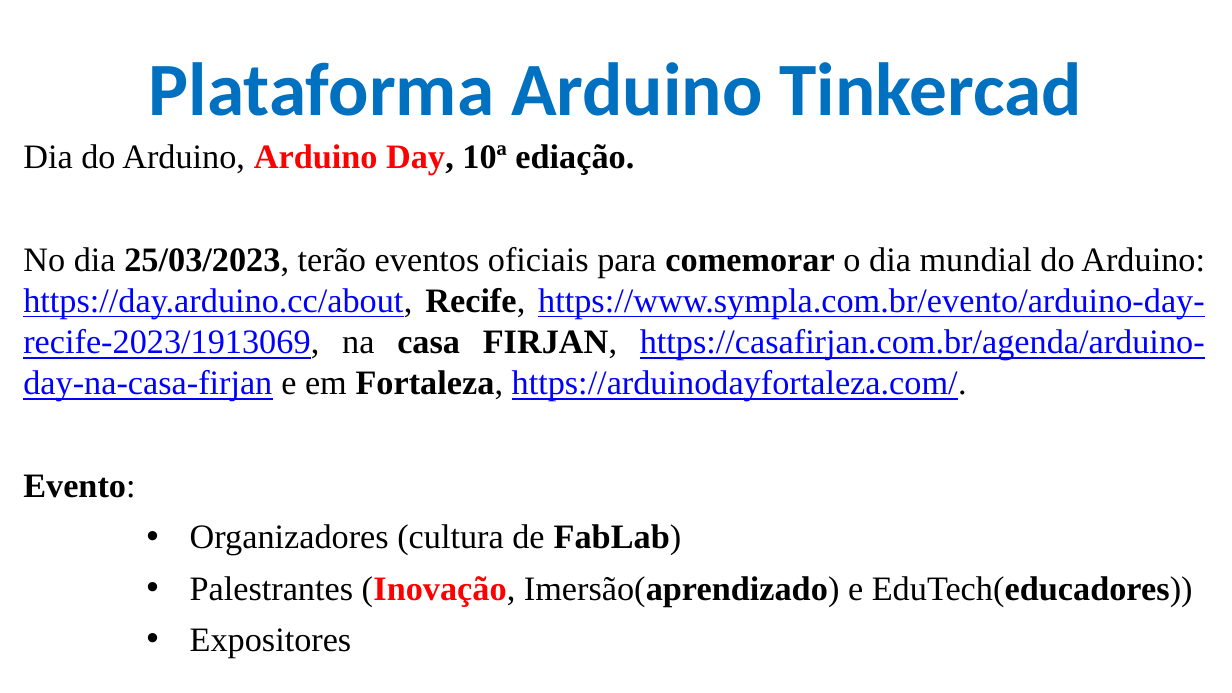
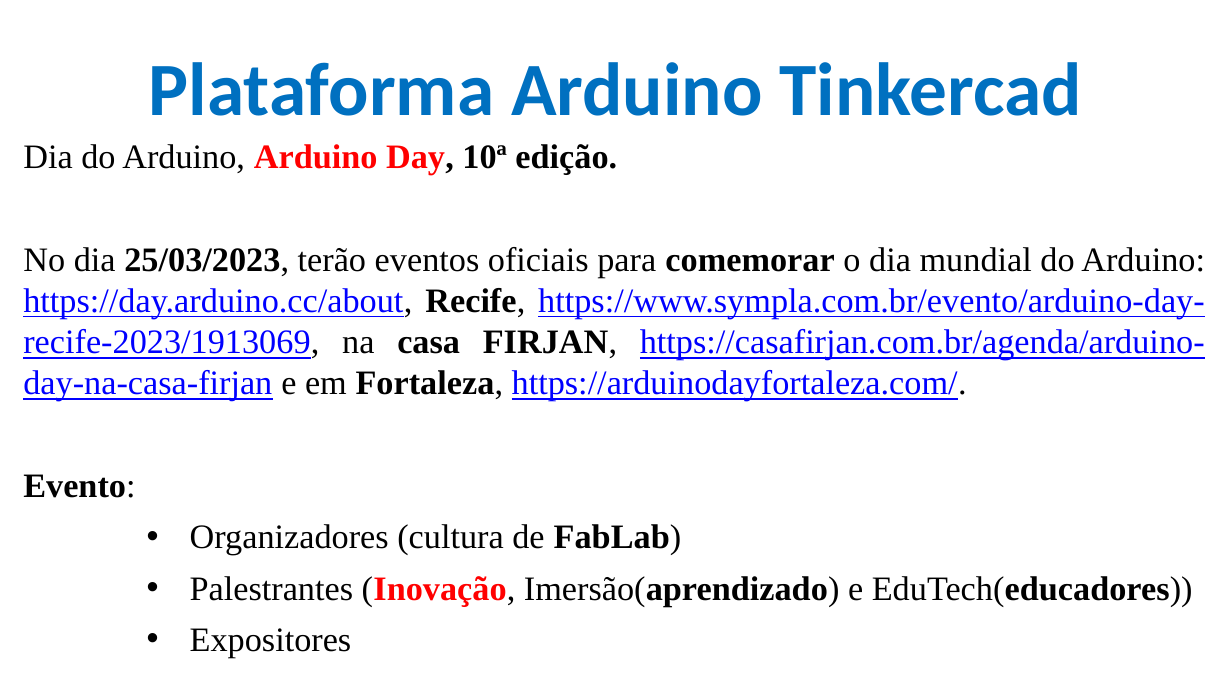
Before and after one commit to CloudEducationBrazil/WydenArea1ProgramacaoMicrocontroladores, a slide deck: slide 5 of 01 Classes/Aula 03 - Programação Microcontroladores - Arduino Tinkercad.pptx. Drawn at 1232x693 pixels with LibreOffice and Linux fonts; fonts in the diff are those of the drawing; background and template pictures are left out. Boxes give left, top, right and bottom in pixels: in the first picture for what was removed or moved away, otherwise in the second. Text is boxed around its words. In the diff, an @@ line names an element or a change of style, - is before the commit and + after.

Commit message:
ajuste 2024.2

```diff
--- a/01 Classes/Aula 03 - Programação Microcontroladores - Arduino Tinkercad.pptx
+++ b/01 Classes/Aula 03 - Programação Microcontroladores - Arduino Tinkercad.pptx
@@ text at box(23, 144, 617, 175): text changed @@
-Dia do Arduino, Arduino Day, 10ª ediação.
+Dia do Arduino, Arduino Day, 10ª edição.
```
